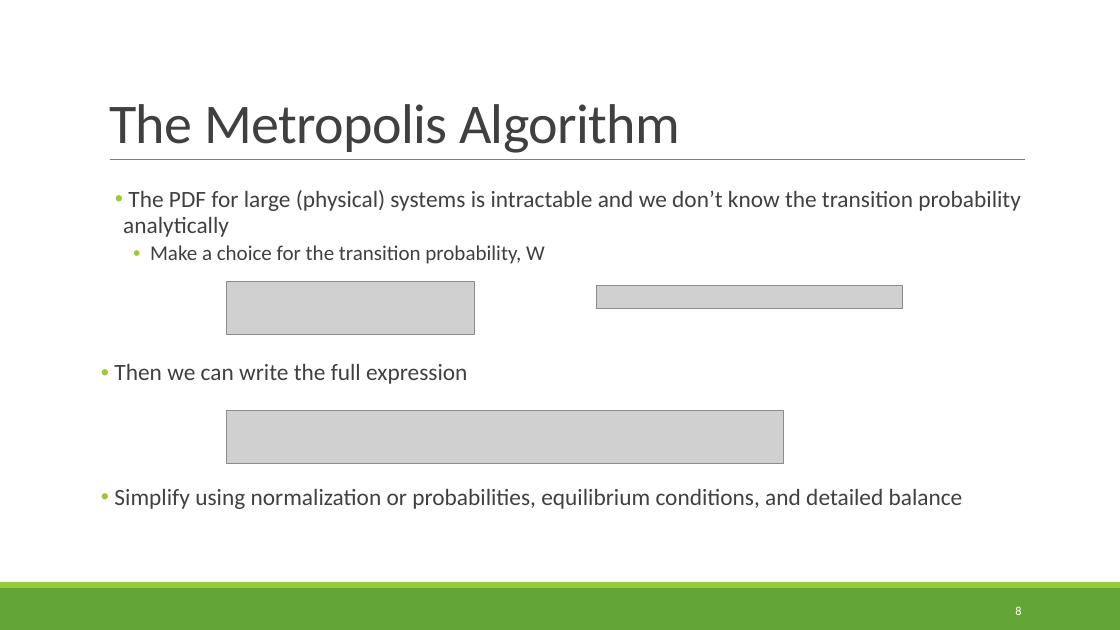
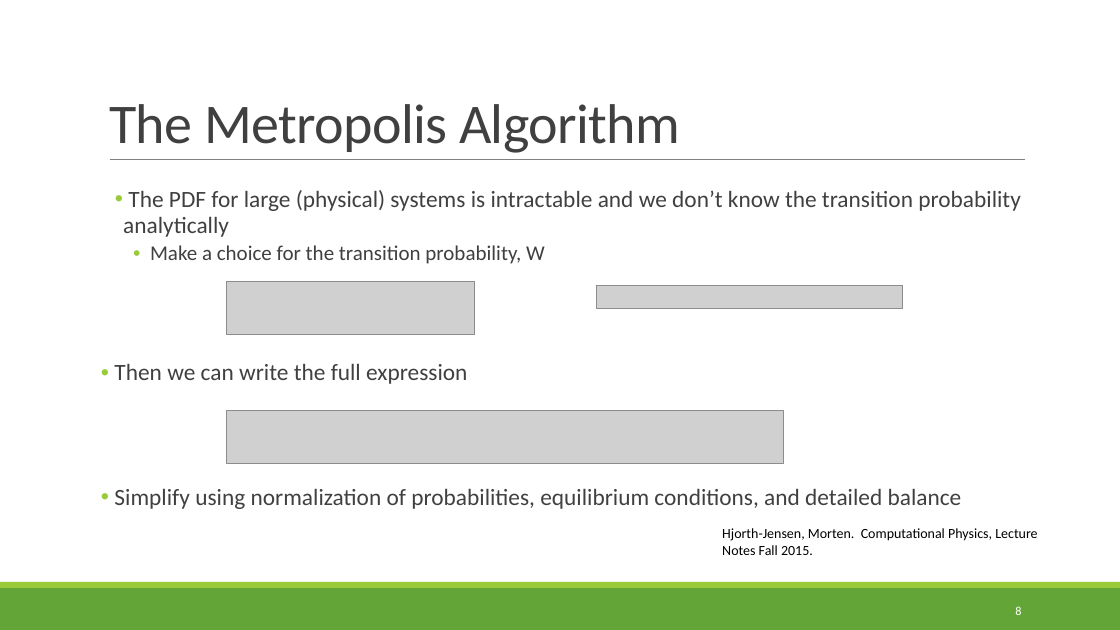
Before and after one commit to poxonpea/PHYS905, a slide deck: slide 8 of Final/IsingPresentation.pptx. Drawn at 1120x630 pixels with LibreOffice and Linux fonts; fonts in the diff are those of the drawing; grey boxes stand for pictures. Boxes give left, top, right and bottom in pixels: in the first picture for what was removed or moved away, otherwise in the second. Text is boxed around its words. In the diff, an @@ line names an element or a change of style, - is before the commit and + after.

```diff
--- a/Final/IsingPresentation.pptx
+++ b/Final/IsingPresentation.pptx
@@ text at (x1=114, y1=489, x2=962, y2=509): text changed @@
-• Simplify using normalization or probabilities, equilibrium conditions, and detailed balance
+• Simplify using normalization of probabilities, equilibrium conditions, and detailed balance
@@ text added at (x1=722, y1=528, x2=1037, y2=555), 12 pt, text #000000 @@
+Hjorth-Jensen, Morten. Computational Physics, Lecture Notes Fall 2015.
```
Also in this commit, not shown: 7 other slides changed, 1 other file.
